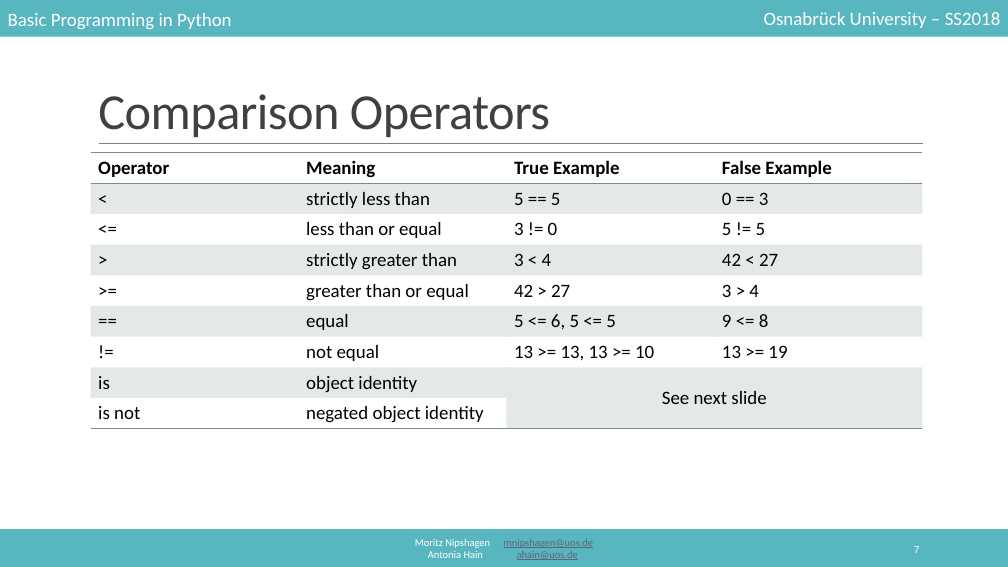
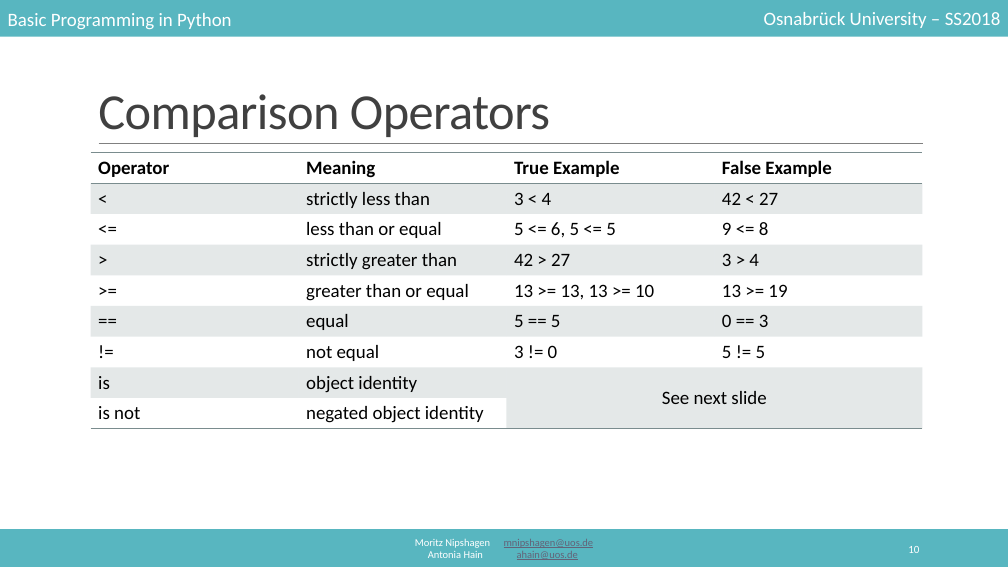
Before and after one commit to mnipshagen/monty, a slide deck: slide 10 of 2018/03/control_structures.pptx (slide 7 before the commit). Drawn at 1008x567 pixels with LibreOffice and Linux fonts; fonts in the diff are those of the drawing. Boxes give left, top, right and bottom in pixels: in the first picture for what was removed or moved away, otherwise in the second. Text is boxed around its words. In the diff, an @@ line names an element or a change of style, - is before the commit and + after.

```diff
--- a/2018/03/control_structures.pptx
+++ b/2018/03/control_structures.pptx
@@ table at bbox=[91, 153, 923, 429] @@
-row 2, column 3: 5 == 5
+row 2, column 3: 3 < 4
-row 2, column 4: 0 == 3
+row 2, column 4: 42 < 27
-row 3, column 3: 3 != 0
+row 3, column 3: 5 <= 6, 5 <= 5
-row 3, column 4: 5 != 5
+row 3, column 4: 9 <= 8
-row 4, column 3: 3 < 4
+row 4, column 3: 42 > 27
-row 4, column 4: 42 < 27
+row 4, column 4: 3 > 4
-row 5, column 3: 42 > 27
+row 5, column 3: 13 >= 13, 13 >= 10
-row 5, column 4: 3 > 4
+row 5, column 4: 13 >= 19
-row 6, column 3: 5 <= 6, 5 <= 5
+row 6, column 3: 5 == 5
-row 6, column 4: 9 <= 8
+row 6, column 4: 0 == 3
-row 7, column 3: 13 >= 13, 13 >= 10
+row 7, column 3: 3 != 0
-row 7, column 4: 13 >= 19
+row 7, column 4: 5 != 5
@@ page number at bbox=[908, 546, 919, 553]: text changed @@
-7
+10
```
Also in this commit, not shown: 8 other slides changed, 27 slides added, 1 slide removed, 3 other files.
